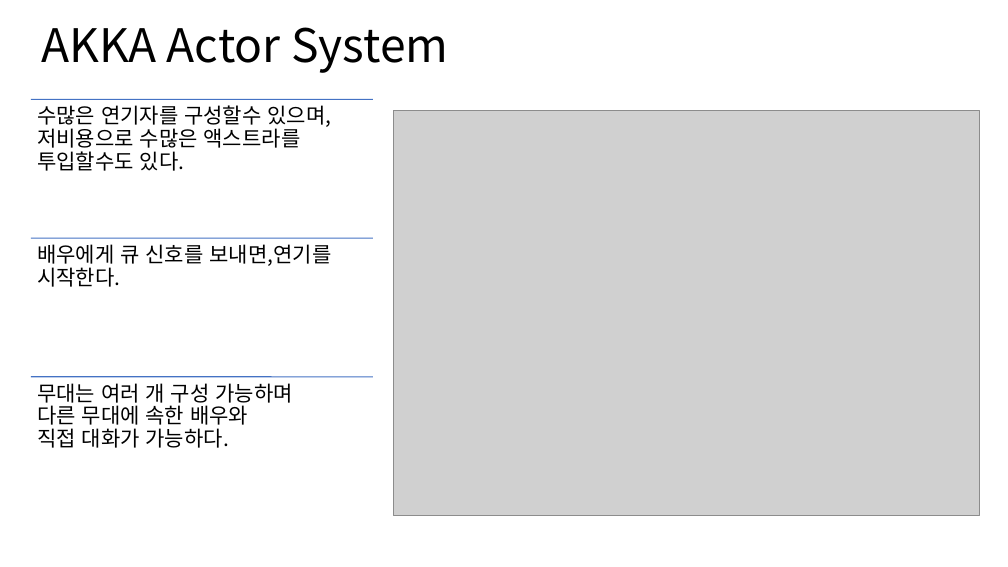
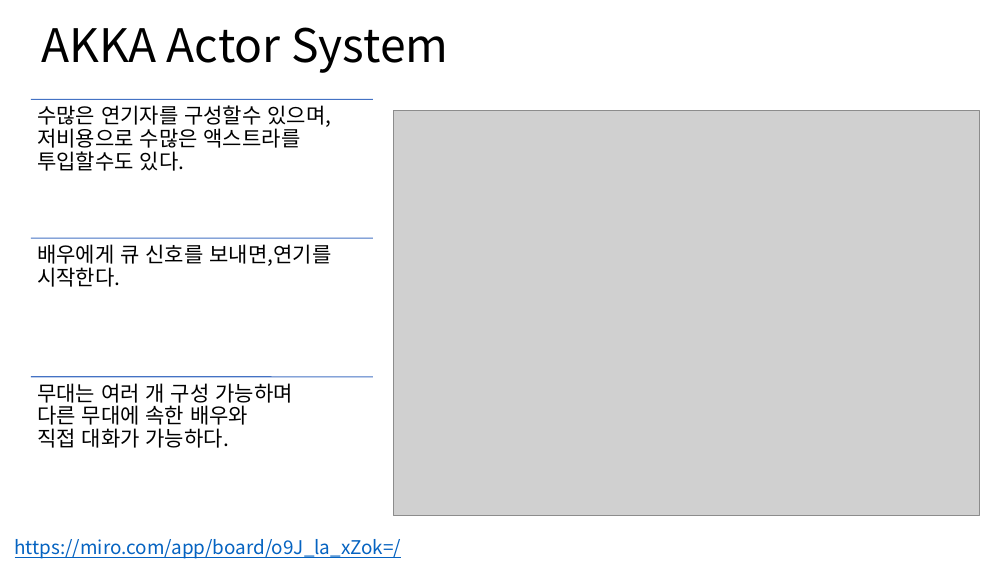
Before and after one commit to psmon/AkkaDotModule, a slide deck: slide 7 of Doc/DotCoreApiWithAkka.pptx (slide 4 before the commit). Drawn at 1008x567 pixels with LibreOffice and Linux fonts; fonts in the diff are those of the drawing; grey boxes stand for pictures. Boxes give left, top, right and bottom in pixels: in the first picture for what was removed or moved away, otherwise in the second. Text is boxed around its words. In the diff, an @@ line names an element or a change of style, - is before the commit and + after.

```diff
--- a/Doc/DotCoreApiWithAkka.pptx
+++ b/Doc/DotCoreApiWithAkka.pptx
@@ text added at box(15, 539, 402, 559), 18 pt, text #0563C1, underline @@
+https://miro.com/app/board/o9J_la_xZok=/
```
Also in this commit, not shown: 4 other slides changed, 2 slides added, 1 slide removed, 1 other file.
